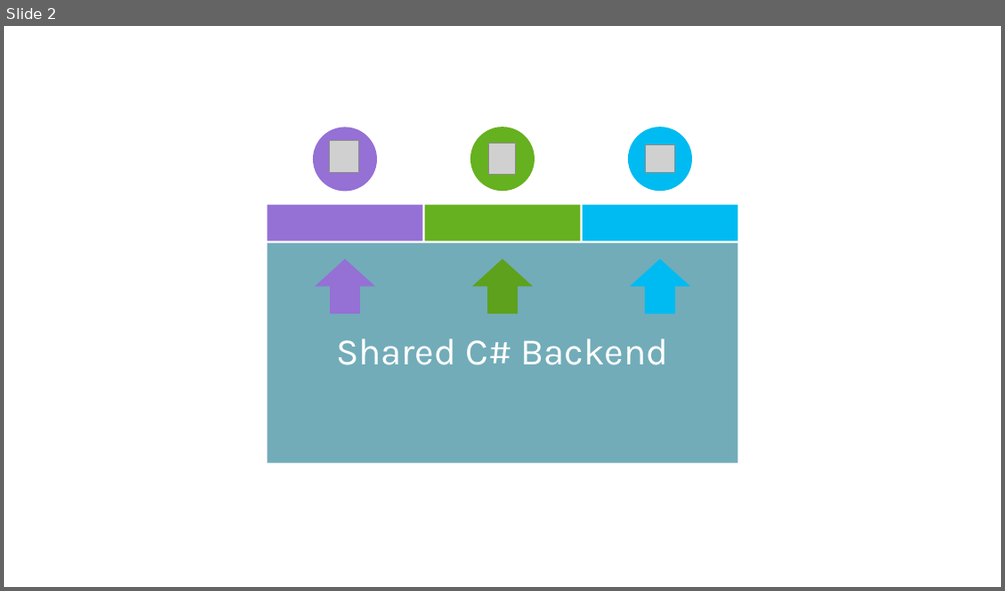
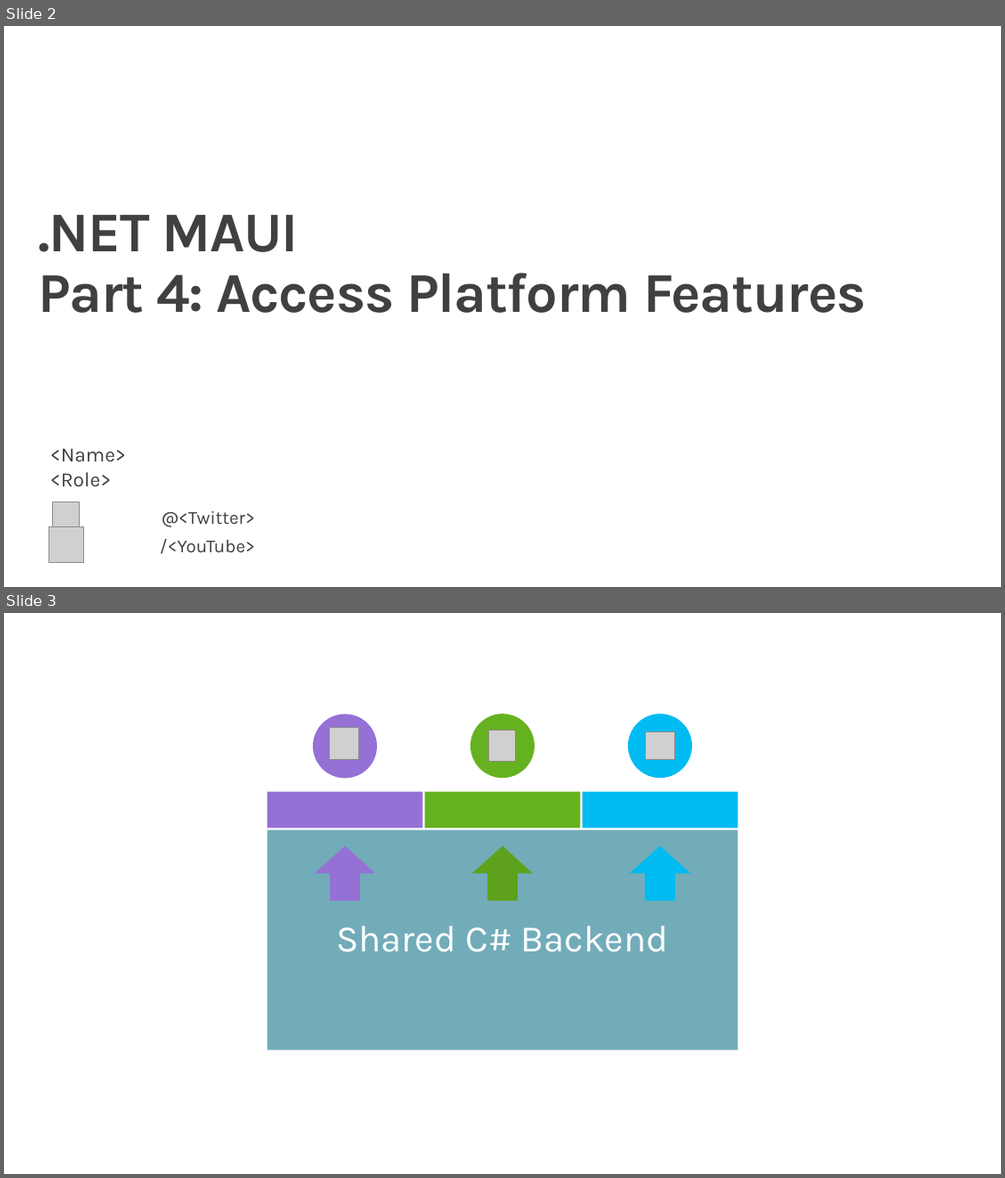
Before and after one commit to dotnet-presentations/dotnet-maui-workshop, a slide deck: Slides/Workshop4 - Accessing Platform Features.pptx. Shown one above the other, each under a label of ours: slide 2 before the commit, slides 2 and 3 after it. The pictures are 1005x591 and 1005x1178 pixels, drawn with LibreOffice and Linux fonts; fonts in the diff are those of the drawing; grey boxes stand for pictures; background and template pictures are left out. Boxes give left, top, right and bottom in pixels: in the first picture for what was removed or moved away, otherwise in the second. Text is boxed around its words. In the diff, an @@ line names an element or a change of style, - is before the commit and + after.

```diff
--- a/Slides/Workshop4 - Accessing Platform Features.pptx
+++ b/Slides/Workshop4 - Accessing Platform Features.pptx
@@ slide 2 added at (4,26,1001,587), background #FFFFFF @@
@@ title added at (38,215,866,313), 54 pt, text #404040, bold @@
+.NET MAUI
+Part 4: Access Platform Features
@@ text added at (50,448,126,487), 19.6 pt, text #404040 @@
+<Name>
+<Role>
@@ picture added at (53,501,80,529) @@
@@ picture added at (48,527,84,562) @@
@@ text added at (160,511,255,554), 17.6 pt, text #404040 @@
+@<Twitter>
+/<YouTube>
@@ what was slide 2 is now slide 3 @@
```
Also in this commit, not shown: 3 slides changed, 1 other slide added, 5 other files.
